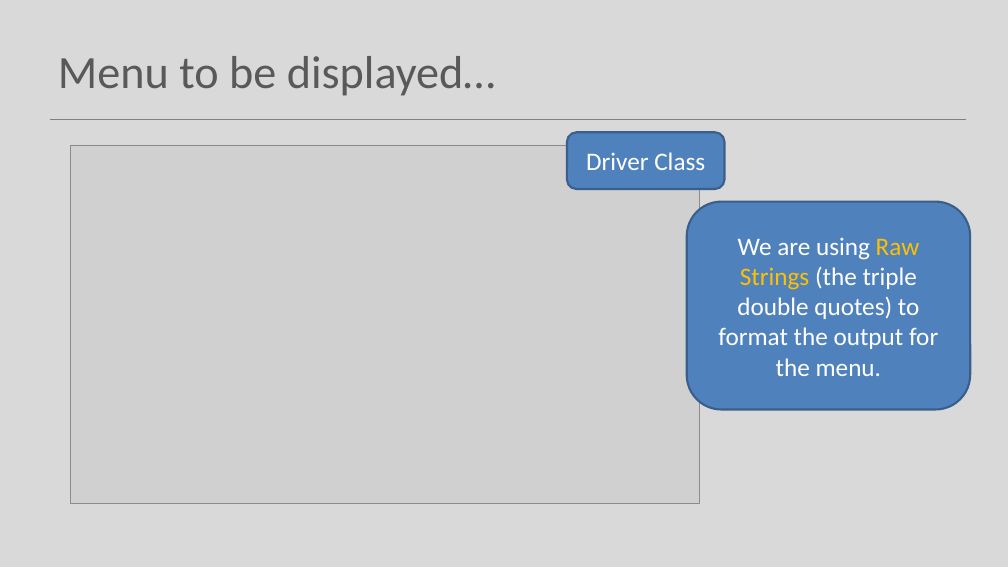
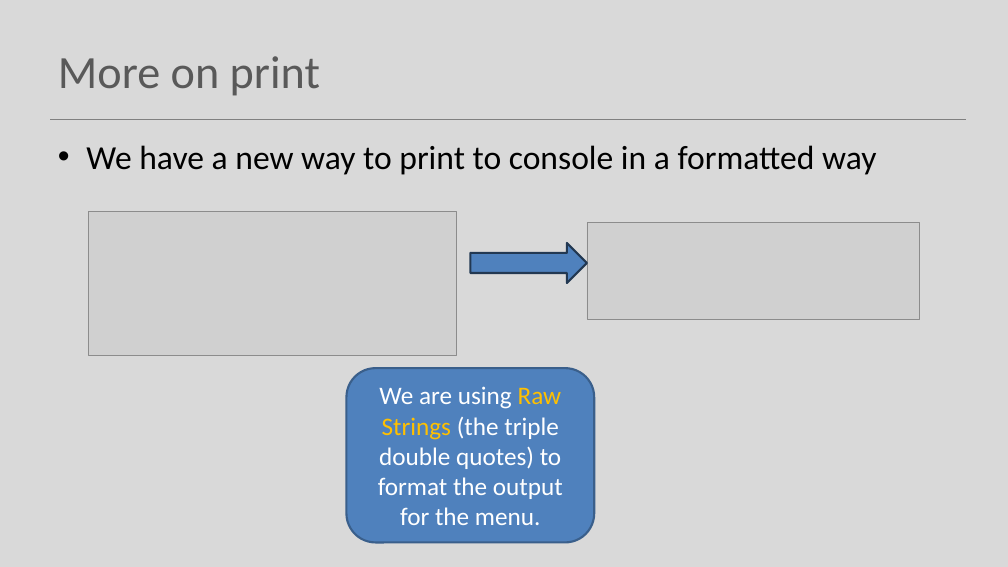
Before and after one commit to Programming-Fundamentals-SETU/prog-fund-1-sept-25, a slide deck: slide 10 of topic09-menus-and-persistence/unit-1/talk-3-menu/c-menu.pptx. Drawn at 1008x567 pixels with LibreOffice and Linux fonts; fonts in the diff are those of the drawing; grey boxes stand for pictures. Boxes give left, top, right and bottom in pixels: in the first picture for what was removed or moved away, otherwise in the second. Text is boxed around its words. In the diff, an @@ line names an element or a change of style, - is before the commit and + after.

```diff
--- a/topic09-menus-and-persistence/unit-1/talk-3-menu/c-menu.pptx
+++ b/topic09-menus-and-persistence/unit-1/talk-3-menu/c-menu.pptx
@@ title at (x1=58, y1=56, x2=320, y2=96): text changed @@
-Menu to be displayed…
+More on print
@@ picture removed at (x1=70, y1=145, x2=699, y2=504) @@
@@ text added at (x1=86, y1=145, x2=876, y2=175), 32 pt, text #000000 @@
+• We have a new way to print to console in a formatted way
@@ rounded rectangle removed at (x1=567, y1=132, x2=724, y2=189) @@
-Driver Class
@@ picture added at (x1=88, y1=212, x2=457, y2=355) @@
@@ picture added at (x1=587, y1=222, x2=920, y2=319) @@
@@ right arrow added at (x1=470, y1=243, x2=587, y2=283), fill #4F81BD, outline #233953 2 pt @@
@@ rounded rectangle "We are using Raw Strings ..." resized from (x1=687, y1=202, x2=970, y2=410) to (x1=346, y1=368, x2=594, y2=543) @@
```
Also in this commit, not shown: 5 other slides changed, 1 slide added, 17 other files.
